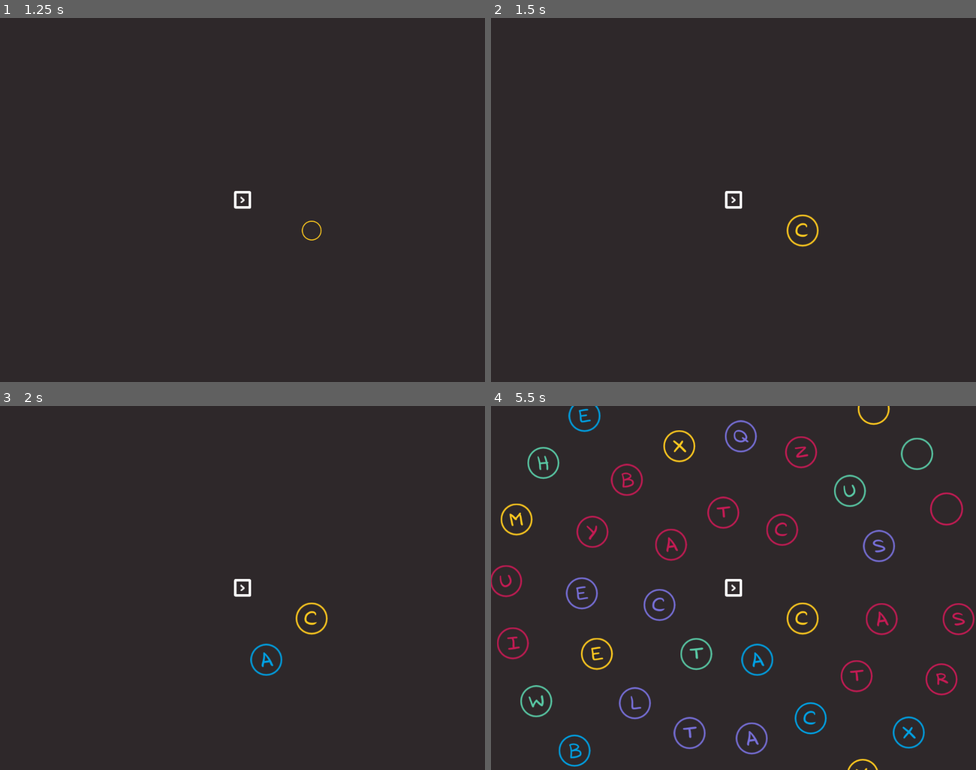
Above: before the commit, frames 1-4 (two rows, left to right).
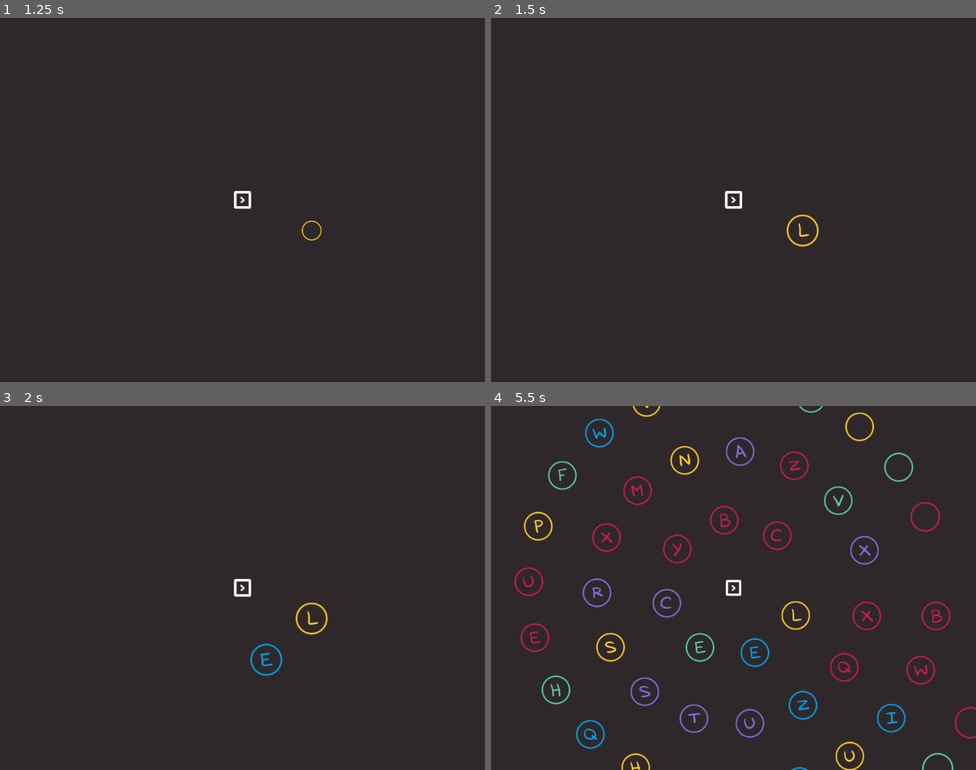
Above: after the commit, the same moments.

Repository: gontzalve/SSLS
Game: Godot game, scene res://scenes/game/main/main.tscn
The game is run twice, just before and just after one commit, with the same random seed, the same clock (stepped at 60 frames per second) and the same inputs.
Inputs (mouse positions are in pixels of both pictures, inside the frame that each line leads up to):
- Up to frame 1 (1.25 s): tap Enter at 0.5 s; move the mouse to (349, 181) at 0.52 s; hold D (move_right) from 0.53 s (still down); click (349, 181) at 0.6 s
- Up to frame 2 (1.5 s): tap Space at 1.25 s; move the mouse to (636, 218) at 1.27 s; release D (move_right) at 1.28 s; hold S (move_down) from 1.28 s (still down); tap Mouse wheel up (zoom_in) at 1.35 s
- Up to frame 3 (2 s): keep holding S (move_down)
- Up to frame 4 (5.5 s): move the mouse to (782, 507) at 2.02 s; release S (move_down) at 2.03 s; hold D (move_right) 2.03-2.78 s; tap Mouse wheel down (zoom_out) at 2.1, 4.35 s; move the mouse to (709, 660) at 2.77 s; hold W (move_up) 2.78-3.53 s; click (709, 660) at 2.85 s; move the mouse to (879, 642) at 3.52 s; hold A (move_left) 3.53-5.03 s; tap Mouse wheel up (zoom_in) at 3.6 s; move the mouse to (588, 533) at 4.27 s; move the mouse to (757, 588) at 5.02 s; hold S (move_down) from 5.03 s (still down); click (757, 588) at 5.1 s

Frame 1 is identical in both runs. In frame 2, less than 0.1% of the frame differs, in the area x 62-66%, y 56-61%; in frame 3, 0.1%; in frame 4, 10%, in the area x 0-100%, y 0-100%.

Commit message:
Implement Level Generator script

Diff:
--- a/scenes/game/camera/camera_zoom.gd
+++ b/scenes/game/camera/camera_zoom.gd
@@ -22,6 +22,8 @@
 const ZOOM_INACTIVITY_TIME: float = 0.2
 const ZOOM_SENSIBILITY: float = 10
 
+const PLAYER_ZOOM_DURATION: float = 0.4
+
 var current_zoom: float
 var current_zoom_transition: ZoomTransitionState
 var zoom_detection_timer: float
@@ -32,11 +34,19 @@
 	current_zoom_transition = ZoomTransitionState.NONE
 	zoom_detection_timer = 0
 	zoom_inactivity_timer = 0
-	# _set_zoom(1)
+	_set_zoom(1)
 
 
 func _process(delta: float) -> void:
 	_check_zoom_input(delta)
+
+
+func start_zoom(zoom_target: float, duration: float) -> void:
+	_tween_camera_zoom(zoom_target, duration)
+
+
+func get_current_zoom() -> float:
+	return current_zoom
 
 
 func _check_zoom_input(delta: float) -> void:
@@ -98,13 +108,13 @@
 func _set_zoom(zoom_level: float) -> void:
 	zoom_level = clampf(zoom_level, MAX_ZOOM_OUT, MAX_ZOOM_IN)
 	current_zoom = zoom_level
-	_tween_camera_zoom(zoom_level)
+	_tween_camera_zoom(zoom_level, PLAYER_ZOOM_DURATION)
 
 
-func _tween_camera_zoom(zoom_level: float) -> void:
+func _tween_camera_zoom(zoom_level: float, duration: float) -> void:
 	var tween: Tween = create_tween()
 	var tweener: PropertyTweener
-	tweener = tween.tween_property(camera2D, "zoom", Vector2.ONE * zoom_level, 0.4)
+	tweener = tween.tween_property(camera2D, "zoom", Vector2.ONE * zoom_level, duration)
 	tweener.set_trans(Tween.TRANS_BACK)
 	tweener.set_ease(Tween.EASE_OUT)
 	tween.tween_callback(_on_tween_ended)
--- a/scenes/game/camera/game_camera.gd
+++ b/scenes/game/camera/game_camera.gd
@@ -15,12 +15,21 @@
 	$CameraShake.start_shake()
 
 
+func start_zoom(zoom_target: float, duration: float) -> void:
+	%CameraZoom.start_zoom(zoom_target, duration)
+	pass
+
+
+func get_current_zoom() -> float:
+	return %CameraZoom.get_current_zoom()
+
+
 func _inject_dependencies() -> void:
 	%CameraFollow.set_target_reference(follow_target_node)
 
 
 func _connect_to_children_signals() -> void:
-	$CameraZoom.zoom_changed.connect(_on_camera_zoom_changed)
+	%CameraZoom.zoom_changed.connect(_on_camera_zoom_changed)
 
 
 func _on_camera_zoom_changed(is_zoom_in: bool) -> void:
--- a/scenes/game/letter/letter.gd
+++ b/scenes/game/letter/letter.gd
@@ -5,7 +5,7 @@
 @export var force_magnitude: float
 @export var friction: Vector2
 
-var assigned_letter_char: String
+var assigned_letter_char: String = ""
 var assigned_color: Color
 
 const LETTER_GROUP_NAME: String = "letters"
@@ -18,6 +18,10 @@
 	$LetterSprite.hide()
 	scale = Vector2.ZERO
 	_tween_up_scale()
+
+
+func has_letter_assigned() -> bool:
+	return assigned_letter_char != ""
 
 
 func _tween_up_scale() -> void:
--- a/scenes/game/levels/level.tscn
+++ /dev/null
@@ -1,14 +0,0 @@
-[gd_scene load_steps=5 format=3 uid="uid://duqk6nnpkjlh1"]
-
-[ext_resource type="PackedScene" uid="uid://d2mt4713epsq8" path="res://scenes/game/letter/letter.tscn" id="1_bllgx"]
-[ext_resource type="Script" path="res://scenes/game/levels/level.gd" id="1_eklft"]
-[ext_resource type="Resource" uid="uid://dhfdr3120uqgx" path="res://data/alphabet/alphabet.tres" id="3_xfgl2"]
-[ext_resource type="Resource" uid="uid://e73ytwisfwps" path="res://data/word_levels/word_levels.tres" id="4_kuxe6"]
-
-[node name="Level" type="Node2D"]
-script = ExtResource("1_eklft")
-letter_scene = ExtResource("1_bllgx")
-alphabet_data = ExtResource("3_xfgl2")
-word_levels = ExtResource("4_kuxe6")
-
-[node name="LetterContainer" type="Node2D" parent="."]
--- /dev/null
+++ b/scenes/game/levels/level_controller.gd
@@ -0,0 +1,31 @@
+extends Node2D
+
+signal level_ring_appeared
+signal level_created
+
+@export var word_levels: Resource
+
+
+func _ready() -> void:
+	$LevelGenerator.level_ring_appeared.connect(_on_level_ring_appeared)
+	$LevelGenerator.level_created.connect(_on_level_created)
+
+
+func load_word_level(index: int) -> void:
+	var level_word: String = word_levels.get_level_word(index)
+	if level_word == "-":
+		return
+	$LevelGenerator.clear_level()
+	$LevelGenerator.create_level(level_word)
+
+
+func clear_level() -> void:
+	$LevelGenerator.clear_level()
+
+
+func _on_level_ring_appeared() -> void:
+	level_ring_appeared.emit()
+
+
+func _on_level_created() -> void:
+	level_created.emit()
--- /dev/null
+++ b/scenes/game/levels/level_controller.tscn
@@ -0,0 +1,19 @@
+[gd_scene load_steps=6 format=3 uid="uid://duqk6nnpkjlh1"]
+
+[ext_resource type="PackedScene" uid="uid://d2mt4713epsq8" path="res://scenes/game/letter/letter.tscn" id="1_bllgx"]
+[ext_resource type="Script" path="res://scenes/game/levels/level_controller.gd" id="1_eklft"]
+[ext_resource type="Resource" uid="uid://dhfdr3120uqgx" path="res://data/alphabet/alphabet.tres" id="3_xfgl2"]
+[ext_resource type="Resource" uid="uid://e73ytwisfwps" path="res://data/word_levels/word_levels.tres" id="4_kuxe6"]
+[ext_resource type="Script" path="res://scenes/game/levels/level_generator.gd" id="5_q0ux3"]
+
+[node name="LevelController" type="Node2D"]
+script = ExtResource("1_eklft")
+word_levels = ExtResource("4_kuxe6")
+
+[node name="LetterContainer" type="Node2D" parent="."]
+
+[node name="LevelGenerator" type="Node2D" parent="." node_paths=PackedStringArray("letter_container")]
+script = ExtResource("5_q0ux3")
+letter_scene = ExtResource("1_bllgx")
+alphabet_data = ExtResource("3_xfgl2")
+letter_container = NodePath("../LetterContainer")
--- a/scenes/game/levels/level.gd
+++ b/scenes/game/levels/level_generator.gd
@@ -1,12 +1,13 @@
 extends Node2D
 
-signal level_appeared
+signal level_created
+signal level_ring_appeared
 
 @export var letter_scene: PackedScene
 @export var alphabet_data: Resource
-@export var word_levels: Resource
+@export var letter_container: Node2D
 
-var letters: Array[Node2D]
+var letter_node_rings = []
 var origin_position: Vector2
 var letter_node_slot_radius: float
 var current_spawn_circle_radius: float
@@ -27,11 +28,14 @@
 	letter_node_slot_radius = LETTER_NODE_RADIUS + LETTER_NODE_RADIUS_PADDING
 
 
-func load_word_level(index: int) -> void:
-	_clear_level()
-	var level_word: String = word_levels.get_level_word(index)
-	if level_word == "-":
-		return
+func clear_level() -> void:
+	for letter_ring in letter_node_rings:
+		for i in range(letter_ring.size() - 1, -1, -1):
+			letter_ring[i].queue_free()
+	letter_node_rings.clear()
+
+
+func create_level(level_word: String) -> void:
 	_spawn_letter_nodes()
 	_initialize_letter_nodes(level_word)
 	_execute_letter_nodes_appear_sequence()
@@ -47,11 +51,14 @@
 		letter_slot_count = min(letter_slot_count, LETTER_COUNT - spawned_letters)
 		print("Slot Angle: " , letter_slot_angle)
 		print("Letter slots: " , letter_slot_count)
+		var letter_node_ring: Array[Node] = []
 		for i in range(letter_slot_count):
 			var spawn_angle: float = (letter_slot_angle / 2) + i * letter_slot_angle
 			var spawn_pos: Vector2 = _calculate_letter_spawn_position(spawn_angle, current_spawn_circle_radius)
-			_spawn_letter(spawn_pos)
+			var letter_node: Node = _spawn_letter(spawn_pos)
+			letter_node_ring.append(letter_node)
 			spawned_letters += 1
+		letter_node_rings.append(letter_node_ring)
 		current_spawn_circle_radius += SPAWN_CIRCLE_RADIUS_INCREASE_STEP
 		print("-------------------------------")
 
@@ -66,12 +73,12 @@
 	return Vector2(radius * cos(rad_angle), radius * sin(rad_angle))
 
 
-func _spawn_letter(spawn_pos: Vector2) -> void:
+func _spawn_letter(spawn_pos: Vector2) -> Node:
 	var letter_node: Node = letter_scene.instantiate()
 	letter_node.set_initial_pos(spawn_pos)
 	letter_node.hide()
-	letters.append(letter_node)
-	$LetterContainer.add_child(letter_node)
+	letter_container.add_child(letter_node)
+	return letter_node
 
 
 func _initialize_letter_nodes(level_word: String) -> void:
@@ -83,35 +90,43 @@
 	var word_size = level_word.length()
 	var level_characters_count = word_size * LETTER_REPETITIONS
 	for i in range(level_characters_count):
-#		print("%s in pos %d" % [level_word[i % word_size], i])
-		letters[i].set_letter_type(level_word[i % word_size])
-	for i in range(letters.size() - level_characters_count):
-		var random_char: String = alphabet_data.get_random_character(level_word)
-#		print("%s in pos %d" % [random_char, i])
-		letters[i + level_characters_count].set_letter_type(random_char)
+		var random_ring: int = randi_range(0, letter_node_rings.size() - 1)
+		var random_slot: int = randi_range(0, letter_node_rings[random_ring].size() - 1)
+		letter_node_rings[random_ring][random_slot].set_letter_type(level_word[i % word_size])
+	for letter_ring in letter_node_rings:
+		for letter in letter_ring:
+			if not letter.has_letter_assigned():
+				var random_char: String = alphabet_data.get_random_character(level_word)
+				letter.set_letter_type(random_char)
 
 
 func _initialize_letter_colors() -> void:
-	for letter in letters:
-		letter.set_initial_color()
+	for letter_ring in letter_node_rings:
+		for letter in letter_ring:
+			letter.set_initial_color()
 
 
 func _execute_letter_nodes_appear_sequence() -> void:
-	for i in range(letters.size()):
-		letters[i].appear()
-		var delay: float = LETTER_APPEAR_INITIAL_DELAY - LETTER_APPEAR_INITIAL_DELAY * _ease_out_expo(i / 48.0)
-		delay = maxf(delay, 0.01)
-		await get_tree().create_timer(delay).timeout
-	level_appeared.emit()
+	var appeared_letter_count: int = 0
+	for i in range(letter_node_rings.size()):
+		for j in range(letter_node_rings[i].size()):
+			letter_node_rings[i][j].appear()
+			var delay: float = _calculate_letter_appear_delay(appeared_letter_count)
+			delay = maxf(delay, 0.01)
+			await get_tree().create_timer(delay).timeout
+			appeared_letter_count += 1
+		level_ring_appeared.emit()
+	await get_tree().create_timer(0.5).timeout
+	level_created.emit()
+
+
+func _calculate_letter_appear_delay(letter_index: int) -> float:
+	var delay: float = LETTER_APPEAR_INITIAL_DELAY
+	delay -= LETTER_APPEAR_INITIAL_DELAY * _ease_out_expo(letter_index / 48.0)
+	return delay
 
 
 func _ease_out_expo(x: float) -> float:
 	if x >= 1:
 		return 1
 	return 1 - pow(2, -10 * x)
-
-
-func _clear_level() -> void:
-	for letter_node in letters:
-		letter_node.queue_free()
-	letters.clear()
--- a/scenes/game/main/main.tscn
+++ b/scenes/game/main/main.tscn
@@ -1,9 +1,9 @@
 [gd_scene load_steps=7 format=3 uid="uid://cnkavhuprclg4"]
 
-[ext_resource type="PackedScene" uid="uid://duqk6nnpkjlh1" path="res://scenes/game/levels/level.tscn" id="1_dps4s"]
 [ext_resource type="Script" path="res://scenes/game/main/main_controller.gd" id="1_e8hqi"]
 [ext_resource type="PackedScene" uid="uid://cj0w5dwyhcvv8" path="res://scenes/game/player/player.tscn" id="2_cg2un"]
 [ext_resource type="PackedScene" uid="uid://jl30cbb50et2" path="res://scenes/game/camera/game_camera.tscn" id="2_vxcp5"]
+[ext_resource type="PackedScene" uid="uid://duqk6nnpkjlh1" path="res://scenes/game/levels/level_controller.tscn" id="4_1xhwx"]
 [ext_resource type="PackedScene" uid="uid://iv5glvthjnbv" path="res://scenes/game/cursor/game_cursor.tscn" id="5_k0t3l"]
 [ext_resource type="PackedScene" uid="uid://ci2uqol5tximj" path="res://scenes/game/bullet/bullet_factory.tscn" id="6_3vl2v"]
 
@@ -14,10 +14,10 @@
 unique_name_in_owner = true
 follow_target_node = NodePath("../Player")
 
-[node name="Level" parent="." instance=ExtResource("1_dps4s")]
+[node name="Player" parent="." instance=ExtResource("2_cg2un")]
 unique_name_in_owner = true
 
-[node name="Player" parent="." instance=ExtResource("2_cg2un")]
+[node name="LevelController" parent="." instance=ExtResource("4_1xhwx")]
 unique_name_in_owner = true
 
 [node name="GameCursor" parent="." instance=ExtResource("5_k0t3l")]
--- a/scenes/game/main/main_controller.gd
+++ b/scenes/game/main/main_controller.gd
@@ -4,7 +4,7 @@
 var game_cursor: Node2D
 var game_camera: Node2D
 var bullet_factory: Node2D
-var level: Node2D
+var level_controller: Node2D
 
 var current_level_index: int
 
@@ -28,10 +28,14 @@
 
 
 func _on_player_appeared() -> void:
-	level.load_word_level(current_level_index)
+	level_controller.load_word_level(current_level_index)
 
 
-func _on_level_appeared() -> void:
+func _on_level_ring_appeared() -> void:
+	game_camera.start_zoom(game_camera.get_current_zoom() - 0.1, 0.4)
+	pass
+
+func _on_level_created() -> void:
 	game_cursor.show_cursor()
 	player.allow_input()
 
@@ -54,7 +58,7 @@
 	game_cursor = %GameCursor
 	game_camera = %GameCamera
 	bullet_factory = %BulletFactory
-	level = %Level
+	level_controller = %LevelController
 
 
 func _connect_to_signals() -> void:
@@ -62,4 +66,5 @@
 	player.shot_fired.connect(_on_player_shot_fired)
 	game_camera.zoomed_in.connect(_on_game_camera_zoomed_in)
 	game_camera.zoomed_out.connect(_on_game_camera_zoomed_out)
-	level.level_appeared.connect(_on_level_appeared)
+	level_controller.level_ring_appeared.connect(_on_level_ring_appeared)
+	level_controller.level_created.connect(_on_level_created)
